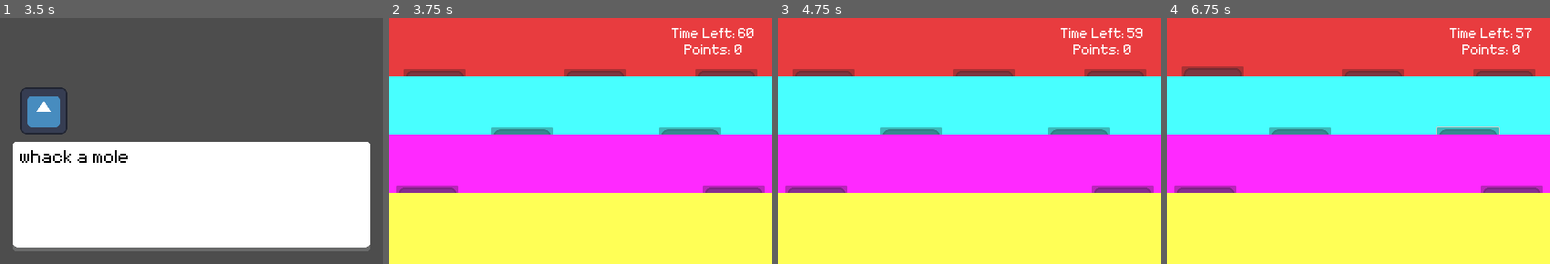
Above: before the commit, frames 1-4 (left to right).
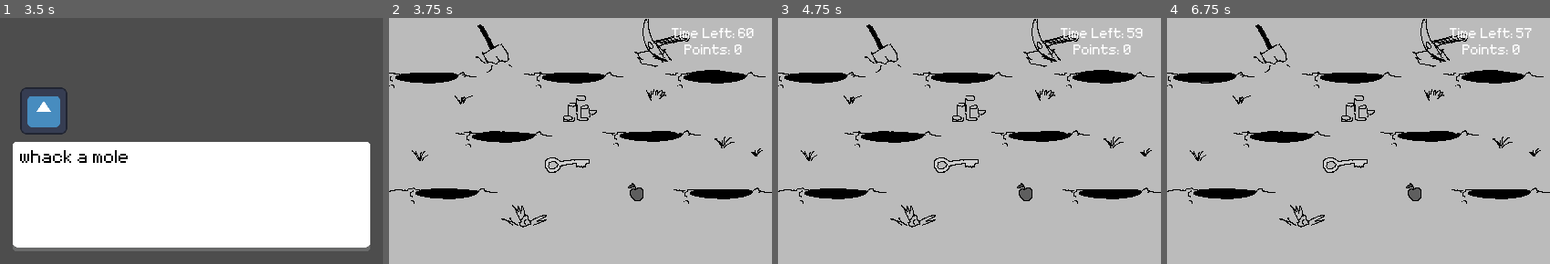
Above: after the commit, the same moments.

Repository: KeichiTS/GGJ2024
Game: Godot game, scene res://scenes/plot_scenes/whack_a_mole_dialog.tscn
The game is run twice, just before and just after one commit, with the same random seed, the same clock (stepped at 60 frames per second) and the same inputs. This scene is started directly instead of the project's main scene. The engine's default icon, where the game draws it, is replaced by a stand-in: a white triangle on a blue panel in a dark square.
Inputs (mouse positions are in pixels of both pictures, inside the frame that each line leads up to):
- Up to frame 1 (3.5 s): move the mouse to (275, 128) at 0.52 s; hold Up (ui_up) 0.53-2.03 s; tap Space (advance_dialog) at 0.6, 2.1 s; click (275, 128) at 0.67 s; move the mouse to (114, 153) at 1.27 s; click (114, 153) at 1.35 s; tap Enter at 2 s; move the mouse to (229, 86) at 2.02 s; click (229, 86) at 2.17 s; move the mouse to (172, 190) at 2.77 s; hold Up (ui_up) from 2.78 s (still down); click (172, 190) at 2.85 s
- Up to frame 2 (3.75 s): keep holding Up (ui_up); tap Space (advance_dialog) at 3.5, 3.6 s; move the mouse to (695, 177) at 3.52 s; click (695, 177) at 3.67 s
- Up to frame 3 (4.75 s): tap Enter at 4.25 s; move the mouse to (854, 104) at 4.27 s; release Up (ui_up) at 4.28 s; click (854, 104) at 4.35 s; tap Up (ui_up) at 4.52 s
- Up to frame 4 (6.75 s): tap Space (advance_dialog) at 5, 5.1, 6.6 s; move the mouse to (1377, 141) at 5.02 s; hold Up (ui_up) 5.03-5.78 s; click (1377, 141) at 5.17 s; move the mouse to (1301, 79) at 5.77 s; click (1301, 79) at 5.85 s; tap Up (ui_up) at 6.02 s; tap Enter at 6.5 s; move the mouse to (1442, 128) at 6.52 s; click (1442, 128) at 6.67 s

Frame 1 is identical in both runs. In frame 2, 100% of the frame differs, in the area x 0-100%, y 0-100%; in frame 3, 100%; in frame 4, 100%.

Commit message:
whack_a_mole_sprites_running

Diff:
--- a/scenes/whack_a_mole/mole.tscn
+++ b/scenes/whack_a_mole/mole.tscn
@@ -1,33 +1,36 @@
-[gd_scene load_steps=9 format=3 uid="uid://dcgjb6s3t1jnu"]
+[gd_scene load_steps=14 format=3 uid="uid://dcgjb6s3t1jnu"]
 
-[ext_resource type="Texture2D" uid="uid://dffnwy2kwhwh4" path="res://icon.svg" id="1_u2cw7"]
 [ext_resource type="Script" path="res://scripts/whack_a_mole/mole.gd" id="2_m02v3"]
+[ext_resource type="Texture2D" uid="uid://bsahen8x4yfpu" path="res://assets/whack_a_mole/whack_refem.png" id="2_p602s"]
+
+[sub_resource type="StyleBoxFlat" id="StyleBoxFlat_nmv6v"]
+bg_color = Color(0.6, 0.6, 0.6, 0)
+
+[sub_resource type="StyleBoxFlat" id="StyleBoxFlat_lyeio"]
+bg_color = Color(0.6, 0.6, 0.6, 0)
+
+[sub_resource type="StyleBoxFlat" id="StyleBoxFlat_om1y6"]
+bg_color = Color(0.6, 0.6, 0.6, 0)
+
+[sub_resource type="StyleBoxFlat" id="StyleBoxFlat_vbljt"]
+bg_color = Color(0.6, 0.6, 0.6, 0)
+
+[sub_resource type="StyleBoxFlat" id="StyleBoxFlat_d5w7e"]
+bg_color = Color(0.6, 0.6, 0.6, 0)
 
 [sub_resource type="Animation" id="Animation_18ll0"]
 length = 0.001
 tracks/0/type = "value"
 tracks/0/imported = false
 tracks/0/enabled = true
-tracks/0/path = NodePath(".:disabled")
+tracks/0/path = NodePath("sprite:frame")
 tracks/0/interp = 1
 tracks/0/loop_wrap = true
 tracks/0/keys = {
 "times": PackedFloat32Array(0),
 "transitions": PackedFloat32Array(1),
 "update": 1,
-"values": [true]
-}
-tracks/1/type = "value"
-tracks/1/imported = false
-tracks/1/enabled = true
-tracks/1/path = NodePath(".:position")
-tracks/1/interp = 1
-tracks/1/loop_wrap = true
-tracks/1/keys = {
-"times": PackedFloat32Array(0),
-"transitions": PackedFloat32Array(1),
-"update": 0,
-"values": [Vector2(0, 0)]
+"values": [0]
 }
 
 [sub_resource type="Animation" id="Animation_6nt77"]
@@ -69,30 +72,29 @@
 tracks/0/type = "value"
 tracks/0/imported = false
 tracks/0/enabled = true
-tracks/0/path = NodePath("sprite:color")
+tracks/0/path = NodePath("sprite:frame")
 tracks/0/interp = 1
 tracks/0/loop_wrap = true
 tracks/0/keys = {
 "times": PackedFloat32Array(0),
 "transitions": PackedFloat32Array(1),
-"update": 0,
-"values": [Color(1, 1, 0.929412, 1)]
+"update": 1,
+"values": [0]
 }
 
 [sub_resource type="Animation" id="Animation_miby5"]
 resource_name = "event"
-length = 0.5
 tracks/0/type = "value"
 tracks/0/imported = false
 tracks/0/enabled = true
-tracks/0/path = NodePath("sprite:color")
+tracks/0/path = NodePath("sprite:frame")
 tracks/0/interp = 1
 tracks/0/loop_wrap = true
 tracks/0/keys = {
-"times": PackedFloat32Array(0, 0.5),
+"times": PackedFloat32Array(0, 0.8),
 "transitions": PackedFloat32Array(1, 1),
-"update": 0,
-"values": [Color(1, 0, 0.0156863, 1), Color(1, 1, 0.929412, 1)]
+"update": 1,
+"values": [1, 0]
 }
 
 [sub_resource type="AnimationLibrary" id="AnimationLibrary_e2tn3"]
@@ -102,24 +104,26 @@
 }
 
 [node name="mole" type="Node2D"]
+script = ExtResource("2_m02v3")
 
 [node name="mole" type="Button" parent="."]
 layout_direction = 1
 offset_right = 136.0
 offset_bottom = 136.0
 scale = Vector2(0.5, 0.5)
+theme_override_styles/normal = SubResource("StyleBoxFlat_nmv6v")
+theme_override_styles/hover = SubResource("StyleBoxFlat_lyeio")
+theme_override_styles/pressed = SubResource("StyleBoxFlat_om1y6")
+theme_override_styles/disabled = SubResource("StyleBoxFlat_vbljt")
+theme_override_styles/focus = SubResource("StyleBoxFlat_d5w7e")
 disabled = true
-icon = ExtResource("1_u2cw7")
-script = ExtResource("2_m02v3")
 
-[node name="sprite" type="ColorRect" parent="mole"]
-layout_mode = 0
-offset_left = 14.0
-offset_top = 24.0
-offset_right = 126.0
-offset_bottom = 80.0
-mouse_filter = 1
-color = Color(1, 1, 0.929412, 1)
+[node name="sprite" type="Sprite2D" parent="mole"]
+position = Vector2(0, 28)
+scale = Vector2(2, 2)
+texture = ExtResource("2_p602s")
+centered = false
+hframes = 2
 
 [node name="anim" type="AnimationPlayer" parent="mole"]
 libraries = {
@@ -134,6 +138,5 @@
 [node name="timer" type="Timer" parent="mole"]
 wait_time = 5.0
 
-[connection signal="mouse_entered" from="mole" to="mole" method="_on_mouse_entered"]
-[connection signal="pressed" from="mole" to="mole" method="_on_pressed"]
-[connection signal="timeout" from="mole/timer" to="mole" method="_on_timer_timeout"]
+[connection signal="pressed" from="mole" to="." method="_on_mole_pressed"]
+[connection signal="timeout" from="mole/timer" to="." method="_on_timer_timeout"]
--- a/scenes/whack_a_mole/whack_a_mole.tscn
+++ b/scenes/whack_a_mole/whack_a_mole.tscn
@@ -1,55 +1,52 @@
-[gd_scene load_steps=4 format=3 uid="uid://bc0buvmgf4xtg"]
+[gd_scene load_steps=8 format=3 uid="uid://bc0buvmgf4xtg"]
 
 [ext_resource type="Script" path="res://scripts/whack_a_mole/whack_a_mole.gd" id="1_kcak3"]
 [ext_resource type="PackedScene" uid="uid://dcgjb6s3t1jnu" path="res://scenes/whack_a_mole/mole.tscn" id="2_h31a8"]
+[ext_resource type="Texture2D" uid="uid://b04gb554oojdg" path="res://assets/whack_a_mole/whack_cenario_fundo_separado.png" id="2_qdkkg"]
 [ext_resource type="FontFile" uid="uid://cpxc3ih7dbm0w" path="res://font/minimal5x7.ttf" id="3_lprxs"]
+[ext_resource type="Texture2D" uid="uid://dldlad025a07g" path="res://assets/whack_a_mole/whack_cenario_fundo_alto.png" id="4_16nox"]
+[ext_resource type="Texture2D" uid="uid://lhdjbtaakoca" path="res://assets/whack_a_mole/whack_cenario_fundo_meio.png" id="5_avvrc"]
+[ext_resource type="Texture2D" uid="uid://bdlayntlglov4" path="res://assets/whack_a_mole/whack_cenario_fundo_baixo.png" id="6_3pqow"]
 
 [node name="Whack_a_mole" type="Node"]
 script = ExtResource("1_kcak3")
 
-[node name="Layer1" type="ColorRect" parent="."]
-offset_right = 480.0
-offset_bottom = 64.0
-color = Color(0.909804, 0.235294, 0.247059, 1)
+[node name="Layer1" type="Sprite2D" parent="."]
+texture = ExtResource("2_qdkkg")
+centered = false
 
 [node name="mole" parent="." instance=ExtResource("2_h31a8")]
-position = Vector2(16, 56)
+position = Vector2(10, 56)
 
 [node name="mole2" parent="." instance=ExtResource("2_h31a8")]
-position = Vector2(192, 56)
+position = Vector2(170, 56)
 
 [node name="mole3" parent="." instance=ExtResource("2_h31a8")]
-position = Vector2(336, 56)
+position = Vector2(324, 56)
 
-[node name="Layer2" type="ColorRect" parent="."]
-offset_top = 64.0
-offset_right = 480.0
-offset_bottom = 128.0
-color = Color(0.282353, 1, 1, 1)
+[node name="Layer2" type="Sprite2D" parent="."]
+texture = ExtResource("4_16nox")
+centered = false
 
 [node name="mole4" parent="." instance=ExtResource("2_h31a8")]
-position = Vector2(296, 120)
+position = Vector2(255, 120)
 
 [node name="mole5" parent="." instance=ExtResource("2_h31a8")]
-position = Vector2(112, 120)
+position = Vector2(92, 120)
 
-[node name="Layer3" type="ColorRect" parent="."]
-offset_top = 128.0
-offset_right = 480.0
-offset_bottom = 192.0
-color = Color(1, 0.160784, 1, 1)
+[node name="Layer3" type="Sprite2D" parent="."]
+texture = ExtResource("5_avvrc")
+centered = false
 
 [node name="mole6" parent="." instance=ExtResource("2_h31a8")]
-position = Vector2(8, 184)
+position = Vector2(31, 184)
 
 [node name="mole7" parent="." instance=ExtResource("2_h31a8")]
-position = Vector2(344, 184)
+position = Vector2(331, 184)
 
-[node name="Layer4" type="ColorRect" parent="."]
-offset_top = 192.0
-offset_right = 480.0
-offset_bottom = 272.0
-color = Color(1, 1, 0.337255, 1)
+[node name="Layer4" type="Sprite2D" parent="."]
+texture = ExtResource("6_3pqow")
+centered = false
 
 [node name="Time_left" type="Label" parent="."]
 offset_left = 304.0
--- a/scripts/whack_a_mole/mole.gd
+++ b/scripts/whack_a_mole/mole.gd
@@ -1,29 +1,36 @@
 #Code by: KeichiTS - 2024
 
-extends Button
+extends Node2D
 
 var happy : bool = true
+var falix_the_cat :bool = false
 
 func _ready():
 	randomize()
-	$timer.wait_time = randf_range(3,7)
-	$timer.start()
+	$mole/timer.wait_time = randf_range(3,7)
+	$mole/timer.start()
 
-func _on_pressed():
+
+func _on_mole_pressed():
 	if happy == true:
-		$anim2.play('event')
-		if get_parent().get_parent().has_method('_add_points'):
-			get_parent().get_parent()._add_points()
+		$mole/anim2.play('event')
+		if get_parent().has_method('_add_points'):
+			get_parent()._add_points()
 		happy = false
 
+func _on_timer_timeout():
+	var change : float = randf_range(0,1)
+	if change < 0.95:
+		$mole/sprite.texture = preload('res://assets/whack_a_mole/whack_anão.png')
+	else:
+		$mole/sprite.texture = preload('res://assets/whack_a_mole/whack_refem.png')
 
-func _on_timer_timeout():
 	_mole_action()
 
 func _mole_action():
-	$anim.play('event')
-	await $anim.animation_finished
-	$timer.wait_time = randf_range(3,7)
+	$mole/anim.play('event')
+	await $mole/anim.animation_finished
+	$mole/timer.wait_time = randf_range(3,7)
 	happy = true
 
 ###################################################
--- a/scripts/whack_a_mole/whack_a_mole.gd
+++ b/scripts/whack_a_mole/whack_a_mole.gd
@@ -10,6 +10,7 @@
 func _ready():
 	$Points.text = "Points: " + str(points)
 	$Time_left.text = "Time Left: " + str(time_left)
+
 
 func _on_counting_timer_timeout():
 	if time_left > 0:
Binary file added: assets/whack_a_mole/whack_anão.png
Not shown, added: assets/whack_a_mole/whack_anão.png.import
Binary file added: assets/whack_a_mole/whack_cenario_fundo_alto.png
Not shown, added: assets/whack_a_mole/whack_cenario_fundo_alto.png.import
Binary file added: assets/whack_a_mole/whack_cenario_fundo_baixo.png
Not shown, added: assets/whack_a_mole/whack_cenario_fundo_baixo.png.import
Binary file added: assets/whack_a_mole/whack_cenario_fundo_meio.png
Not shown, added: assets/whack_a_mole/whack_cenario_fundo_meio.png.import
Binary file added: assets/whack_a_mole/whack_cenario_fundo_separado.png
Not shown, added: assets/whack_a_mole/whack_cenario_fundo_separado.png.import
Binary file added: assets/whack_a_mole/whack_refem.png
Not shown, added: assets/whack_a_mole/whack_refem.png.import
